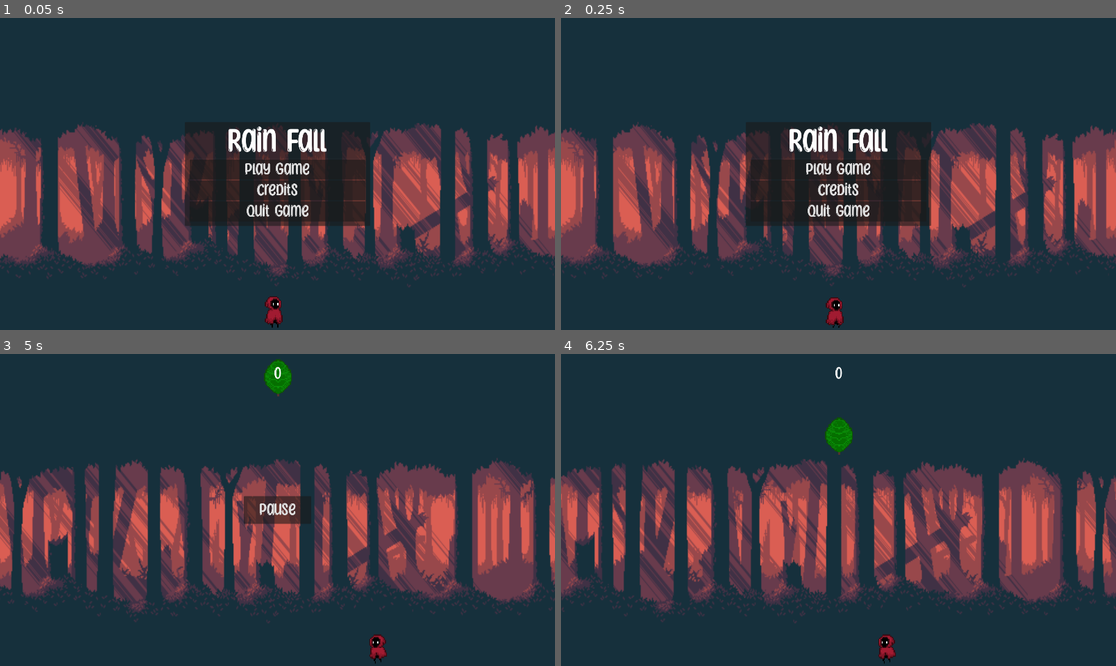
Above: before the commit, frames 1-4 (two rows, left to right).
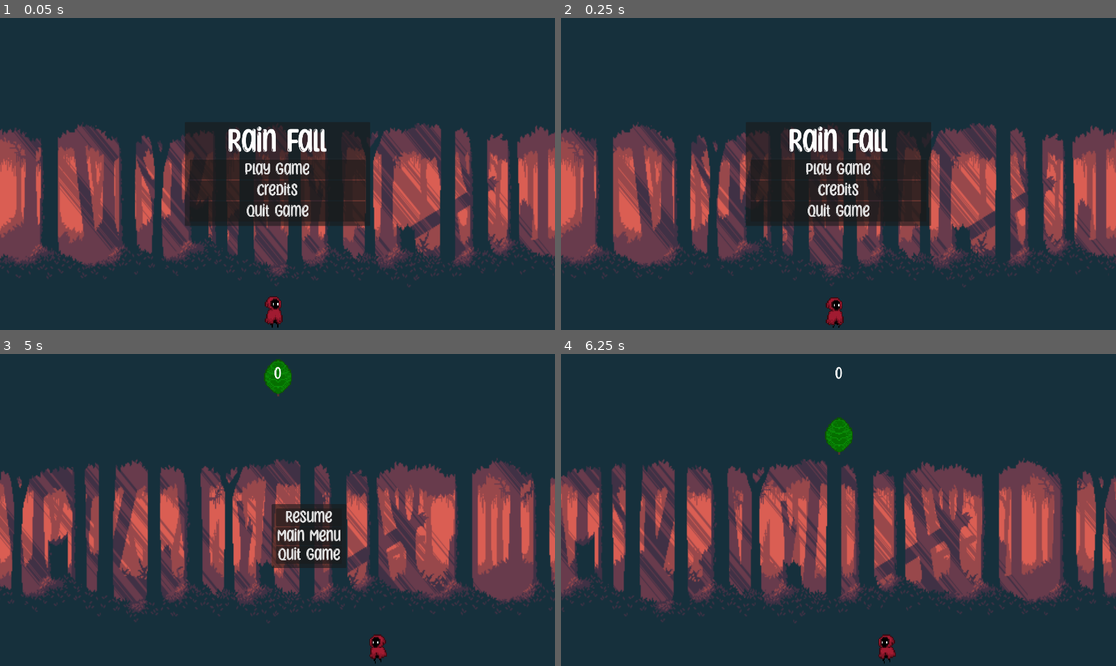
Above: after the commit, the same moments.

Repository: Christer-Bjoerk/Gathering_Leaves_GDScript
Game: Godot game, scene res://Scenes/main.tscn
Same seed, same stepped clock (60 frames per second), same inputs: the game is played once before the commit and once after it.
Inputs:
- Up to frame 1 (0.05 s): no input
- Up to frame 2 (0.25 s): no input
- Up to frame 3 (5 s): click "Play Game" at 0.5 s; hold D (move_right) 1.28-2.03 s; hold A (move_left) 2.03-2.78 s; hold D (move_right) 2.78-4.28 s; hold A (move_left) from 4.28 s (still down); tap Escape (pause) at 4.9 s
- Up to frame 4 (6.25 s): release A (move_left) at 5 s; click "Pause" (after the commit: "Resume") at 5 s; hold A (move_left) from 5.78 s (still down)

The runs differ from the first frame. In frame 3, 2.9% of the frame differs, in the area x 43-62%, y 45-69%; in frame 4, nothing differs.

Commit message:
Bugfix
Pressing main menu button on Pause menu caused the game to freeze

Diff:
--- a/Scenes/main.tscn
+++ b/Scenes/main.tscn
@@ -34,6 +34,7 @@
 [node name="ParallaxBackground" parent="." instance=ExtResource("5_yennm")]
 
 [connection signal="game_mode" from="PauseMenu" to="." method="_on_pause_menu_game_mode"]
+[connection signal="main_menu" from="PauseMenu" to="." method="_on_pause_menu_main_menu"]
 [connection signal="game_over" from="Player" to="." method="_on_player_game_over"]
 [connection signal="updateScore" from="Player" to="." method="_on_player_update_score"]
 [connection signal="timeout" from="ObstacleTimer" to="." method="_on_obstacle_timer_timeout"]
--- a/Scenes/pauseMenu.tscn
+++ b/Scenes/pauseMenu.tscn
@@ -5,6 +5,7 @@
 
 [node name="PauseMenu" type="Control"]
 process_mode = 3
+visible = false
 layout_mode = 3
 anchors_preset = 8
 anchor_left = 0.5
@@ -19,21 +20,42 @@
 grow_vertical = 2
 script = ExtResource("1_0svkc")
 
-[node name="PauseButton" type="Button" parent="."]
-layout_mode = 1
-anchors_preset = 8
-anchor_left = 0.5
-anchor_top = 0.5
-anchor_right = 0.5
-anchor_bottom = 0.5
-offset_left = -117.0
-offset_top = -48.0
-offset_right = 117.0
-offset_bottom = 48.0
-grow_horizontal = 2
-grow_vertical = 2
+[node name="CenterContainer" type="CenterContainer" parent="."]
+layout_mode = 0
+offset_right = 40.0
+offset_bottom = 40.0
+
+[node name="PanelContainer" type="PanelContainer" parent="CenterContainer"]
+layout_mode = 2
+
+[node name="MarginContainer" type="MarginContainer" parent="CenterContainer/PanelContainer"]
+layout_mode = 2
+theme_override_constants/margin_left = 15
+theme_override_constants/margin_top = 15
+theme_override_constants/margin_right = 15
+theme_override_constants/margin_bottom = 15
+
+[node name="VBoxContainer" type="VBoxContainer" parent="CenterContainer/PanelContainer/MarginContainer"]
+layout_mode = 2
+
+[node name="PauseButton" type="Button" parent="CenterContainer/PanelContainer/MarginContainer/VBoxContainer"]
+layout_mode = 2
 theme_override_fonts/font = ExtResource("1_5pt3m")
 theme_override_font_sizes/font_size = 65
-text = "Pause"
+text = "Resume"
 
-[connection signal="pressed" from="PauseButton" to="." method="_on_pause_button_pressed"]
+[node name="MainMenuButton" type="Button" parent="CenterContainer/PanelContainer/MarginContainer/VBoxContainer"]
+layout_mode = 2
+theme_override_fonts/font = ExtResource("1_5pt3m")
+theme_override_font_sizes/font_size = 65
+text = "Main Menu"
+
+[node name="QuitGameButton" type="Button" parent="CenterContainer/PanelContainer/MarginContainer/VBoxContainer"]
+layout_mode = 2
+theme_override_fonts/font = ExtResource("1_5pt3m")
+theme_override_font_sizes/font_size = 65
+text = "Quit Game"
+
+[connection signal="pressed" from="CenterContainer/PanelContainer/MarginContainer/VBoxContainer/PauseButton" to="." method="_on_pause_button_pressed"]
+[connection signal="pressed" from="CenterContainer/PanelContainer/MarginContainer/VBoxContainer/MainMenuButton" to="." method="_on_main_menu_button_pressed"]
+[connection signal="pressed" from="CenterContainer/PanelContainer/MarginContainer/VBoxContainer/QuitGameButton" to="." method="_on_quit_game_button_pressed"]
--- a/Scripts/HUD.gd
+++ b/Scripts/HUD.gd
@@ -34,17 +34,15 @@
 func show_game_over():
 	show_message("Game Over")
 	await $MessageTimer.timeout
-	$PlayButton.show()
+	$StartMenu.show()
 
 func _on_credits_button_pressed():
 	$StartMenu.hide()
 	$Credits.show()
 
-
 func _on_return_button_pressed():
 	$Credits.hide()
 	$StartMenu.show()
 
-
 func _on_quit_button_pressed():
 	get_tree().quit()
--- a/Scripts/main.gd
+++ b/Scripts/main.gd
@@ -46,3 +46,14 @@
 	# Delete the remaining obstacles
 	# to prevent Game Over message from displaying more than once
 	get_tree().call_group("garbage", "queue_free")
+
+
+func _on_pause_menu_main_menu():
+	$ObstacleTimer.stop()
+	$PauseMenu.can_pause_game = false
+	$PauseMenu.hide()
+	$HUD/StartMenu.show()
+
+	# Delete the remaining obstacles
+	# to prevent Game Over message from displaying more than once
+	get_tree().call_group("garbage", "queue_free")
--- a/Scripts/pauseMenu.gd
+++ b/Scripts/pauseMenu.gd
@@ -4,19 +4,29 @@
 var can_pause_game = false
 
 signal game_mode
+signal main_menu
 
 func _ready():
-	$PauseButton.hide()
+	hide()
 
 func _unhandled_input(event):
 
 	# Pause the game when pressing the escape key
 	if event.is_action_pressed("pause") && can_pause_game:
 		is_game_paused =! is_game_paused
-		$PauseButton.visible = is_game_paused
+		visible = is_game_paused
 		get_tree().paused = is_game_paused
 
 func _on_pause_button_pressed():
 	is_game_paused = false
-	$PauseButton.visible = is_game_paused
+	visible = is_game_paused
 	get_tree().paused = is_game_paused
+
+
+func _on_main_menu_button_pressed():
+	main_menu.emit()
+	is_game_paused = false
+	get_tree().paused = is_game_paused
+
+func _on_quit_game_button_pressed():
+	get_tree().quit()
